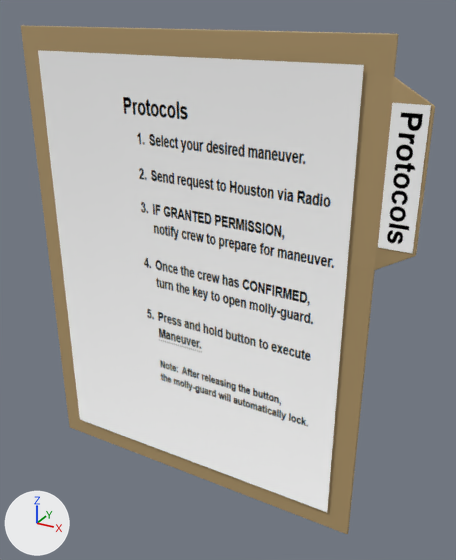
Before and after pictures for a commit that changed the Blender file Blender/Protocols.blend.
Camera for both pictures: a camera (50 mm lens) standing at (4.0, -6.23, 3.31) and looking at (0.52, 0.11, 0.14). The axes (+X, +Y, +Z) are drawn at lower left. The lights are the same throughout.

Names of what the first picture shows: 'Protocols'.
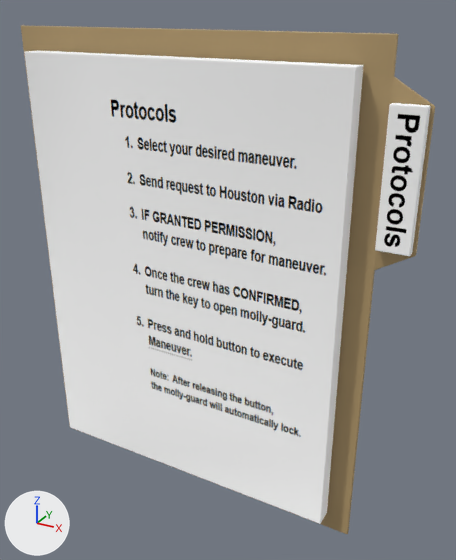
Pixel boxes [x1, y1, x2, y2] of what changed, in the pictures (456 x 560 px):
part 1 of me_cube, built on: before [38, 50, 431, 512]; after [24, 50, 431, 524]

The change, as a list of edits to the scene's bpy script:
```text
Change me_cube:
    used by ob_protocols; location = (0.0, 0.0, 0.0)
    remove me_cube.from_pydata(...)  # 33 vertices, 23 faces; spans x -2.37..2.78, y -0.05..0.02, z -3.05..3.05
    add me_cube.from_pydata(...)  # 46 vertices, 40 faces; spans x -2.37..2.78, y -0.29..0.02, z -3.05..3.05
    me_cube part 1
    5 faces are deleted
    5 vertices are added at (2.75, -0.13, 2.44), (2.75, -0.13, 0.96), (2.38, -0.13, 0.96), (2.38, -0.13, 2.44), (-1.01, -0.29, -1.73)
    8 new vertices lie (0.0, -0.24, 0.0) away from vertices in x -2.08..2.08, y -0.05, z -2.77..2.77
    16 new faces join them, mat_papermat (picture img_protocols_png)
    6 new faces join them, mat_labelmat (picture img_protocolslabel_png)
```
